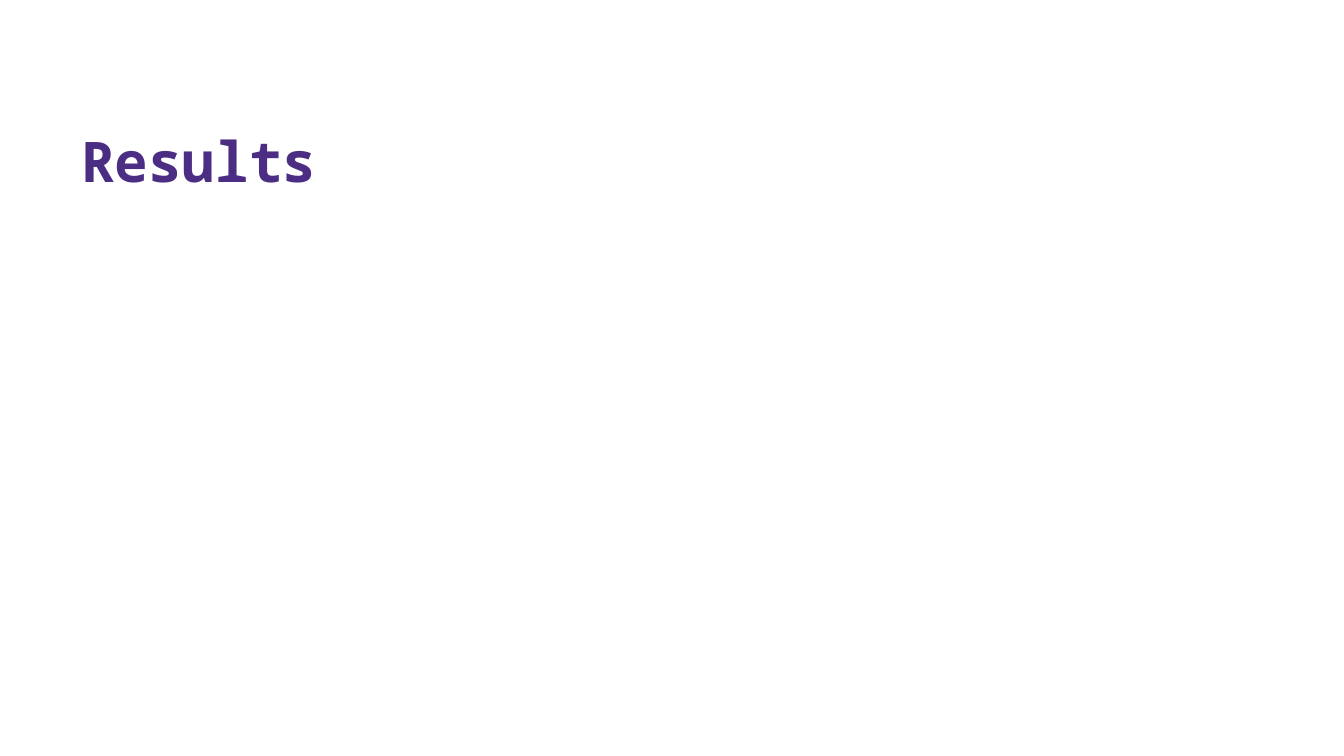
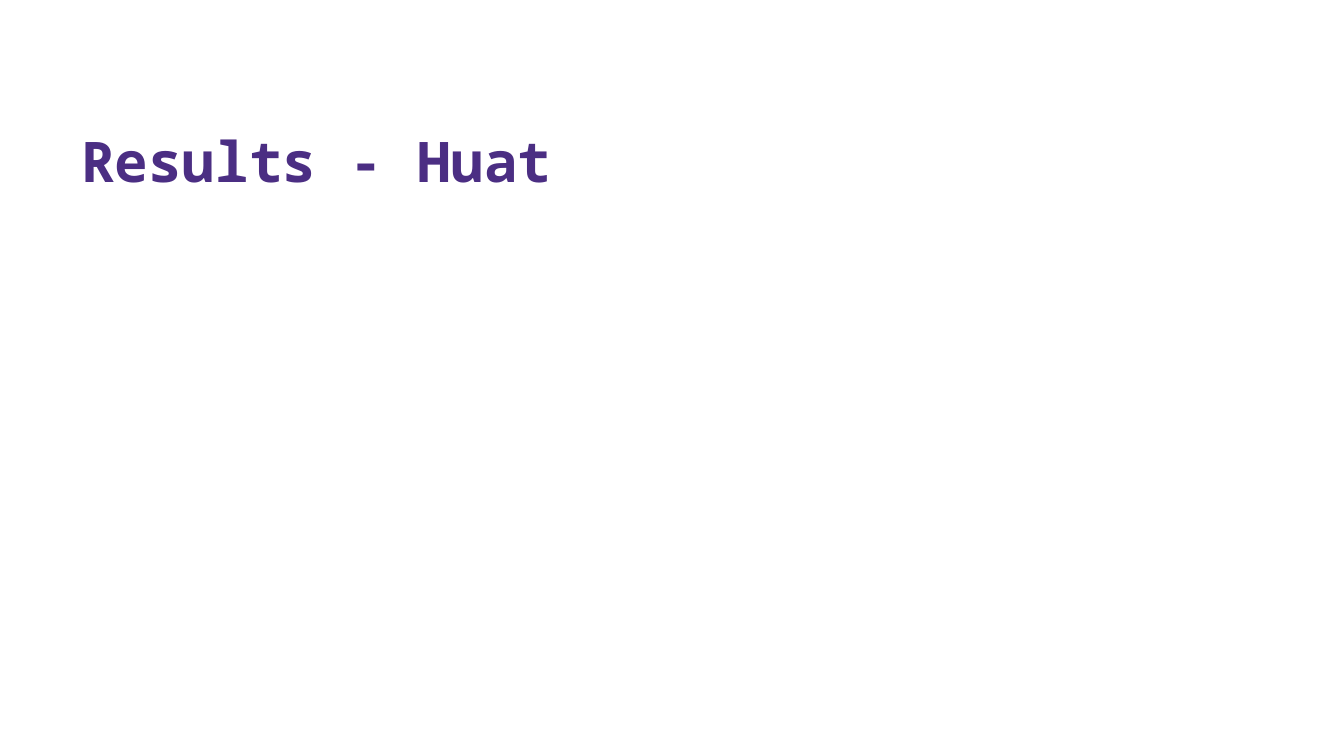
Before and after one commit to Optimistic-Optimizers/Black-Box-Optimization, a slide deck: slide 9 of docs/OptimisticOptimizers_Final_Presentation.pptx (slide 10 before the commit). Drawn at 1344x756 pixels with LibreOffice and Linux fonts; fonts in the diff are those of the drawing; background and template pictures are left out. Boxes give left, top, right and bottom in pixels: in the first picture for what was removed or moved away, otherwise in the second. Text is boxed around its words. In the diff, an @@ line names an element or a change of style, - is before the commit and + after.

```diff
--- a/docs/OptimisticOptimizers_Final_Presentation.pptx
+++ b/docs/OptimisticOptimizers_Final_Presentation.pptx
@@ title at <box>81,139,551,183</box>: text changed @@
-Results
+Results - Huat
```
Also in this commit, not shown: 6 other slides changed.
